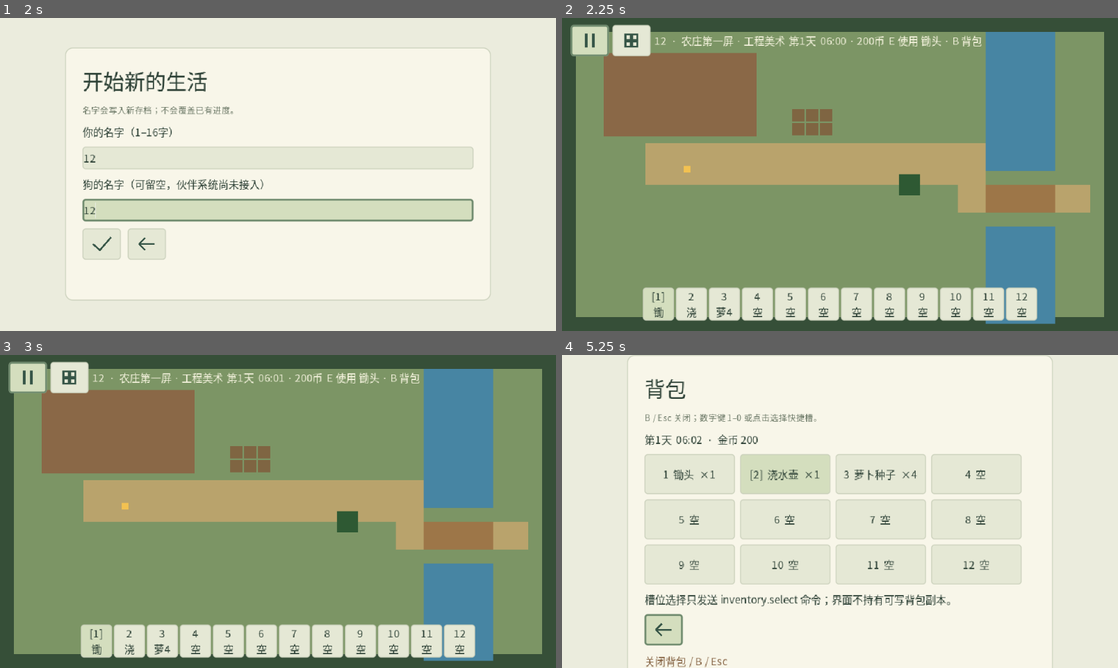
Above: before the commit, frames 1-4 (two rows, left to right).
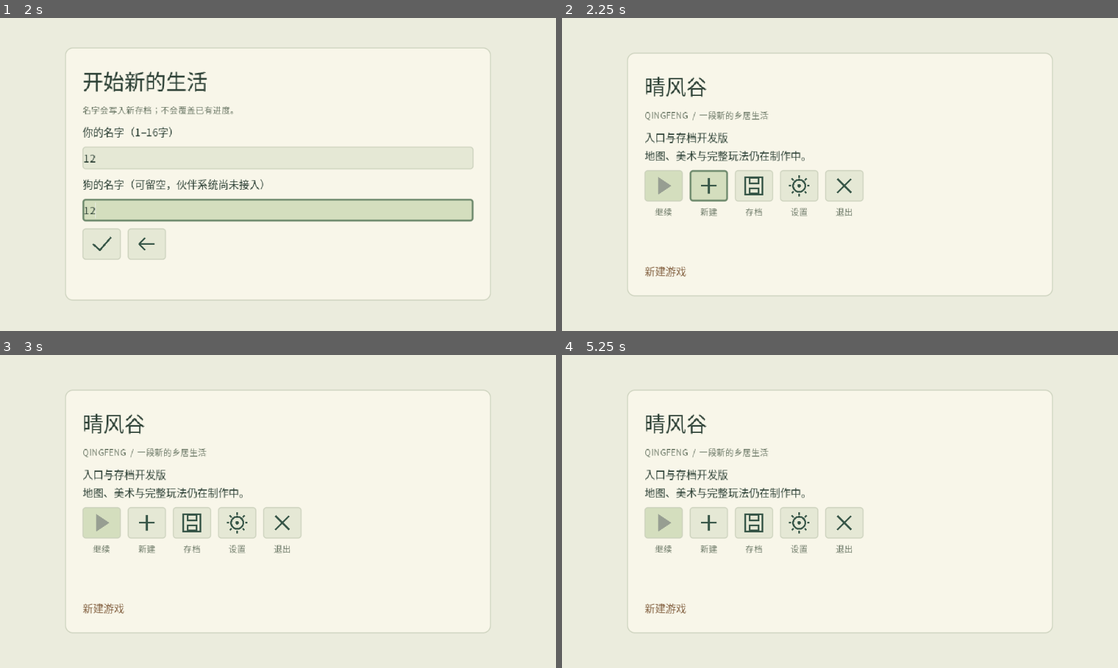
Above: after the commit, the same moments.

Repository: natefox2017/qingfeng
Game: Godot game, scene res://app/main.tscn
The game is run twice, just before and just after one commit, with the same random seed, the same clock (stepped at 60 frames per second) and the same inputs.
Inputs (mouse positions are in pixels of both pictures, inside the frame that each line leads up to):
- Up to frame 1 (2 s): click (144, 187) at 0.52 s; click (278, 158) at 1.27 s; type "12" at 1.35 s; click (278, 208) at 1.5 s; type "12" at 1.58 s
- Up to frame 2 (2.25 s): click (662, 243) at 2.02 s
- Up to frame 3 (3 s): click (27, 376) at 2.77 s
- Up to frame 4 (5.25 s): click (628, 376) at 3.52 s; click (689, 473) at 4.25 s, where only the run before the commit has a clickable "[1] 锄头 ×1"; click (784, 473) at 5 s, where only the run before the commit has a clickable "2 浇水壶 ×1"

Frame 1 is identical in both runs. In frame 2, 94% of the frame differs, in the area x 0-100%, y 0-100%; in frame 3, 94%; in frame 4, 9.3%.

Commit message:
Expose resident anchor positions from WORLD

Diff:
--- a/game/world/village_first_screen.gd
+++ b/game/world/village_first_screen.gd
@@ -56,7 +56,7 @@
 	var definitions: Array = []
 	for child: Node in $ResidentAnchors.get_children():
 		if child is Marker2D and child.has_meta("anchor_id"):
-			definitions.append({"anchor_id":String(child.get_meta("anchor_id")),"space_id":SPACE_ID})
+			definitions.append({"anchor_id":String(child.get_meta("anchor_id")),"space_id":SPACE_ID,"world_position_px":{"x":child.position.x,"y":child.position.y}})
 	definitions.sort_custom(func(a:Dictionary,b:Dictionary): return a.anchor_id < b.anchor_id)
 	return definitions
 
